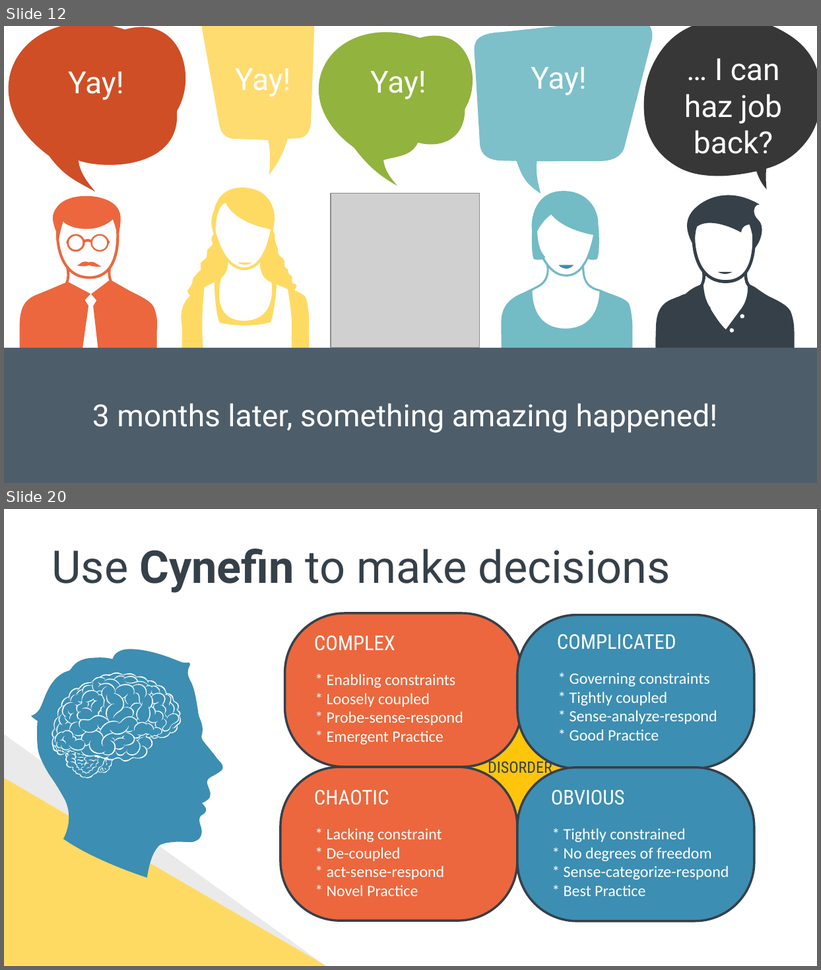
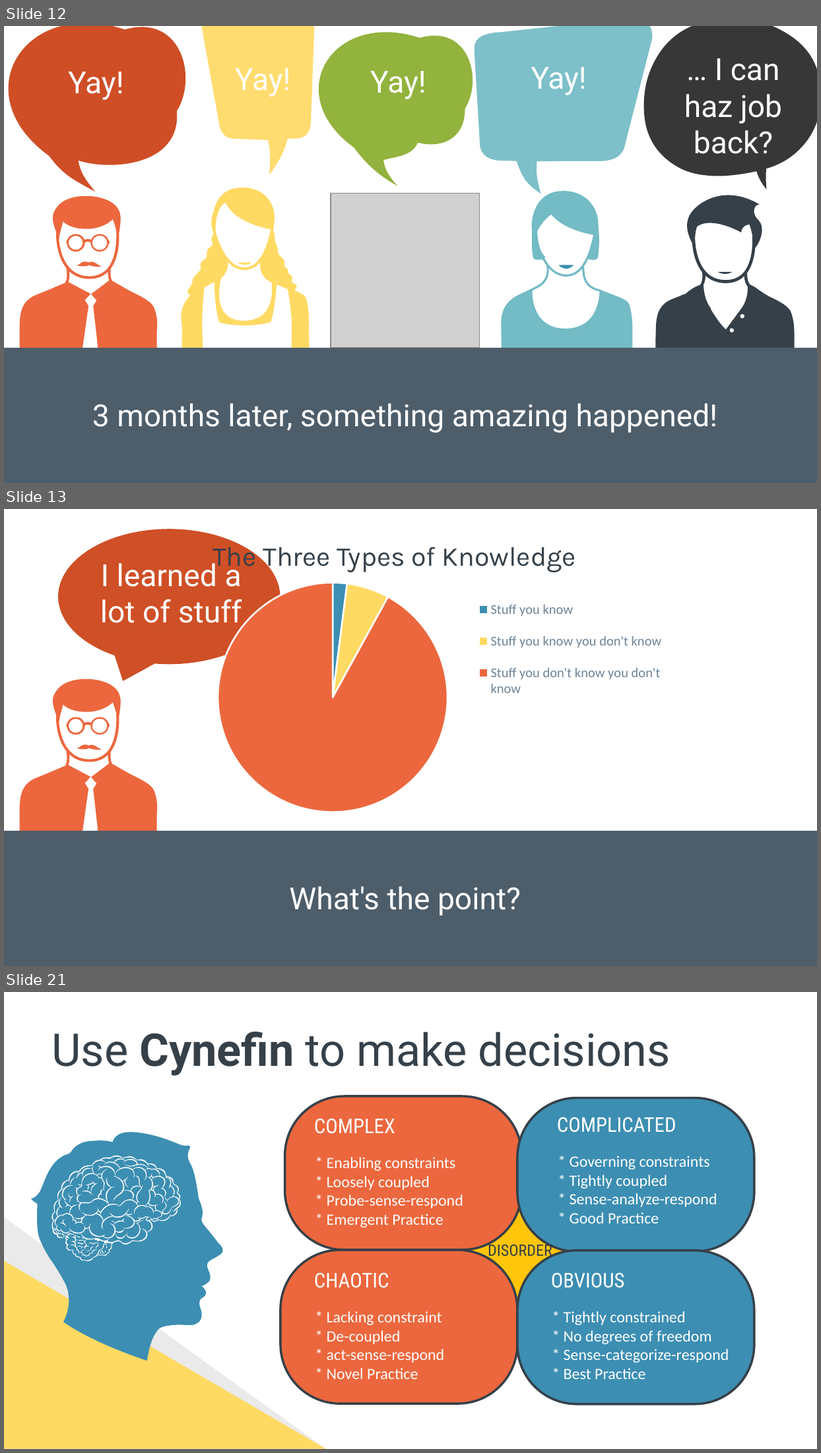
Before and after one commit to spetryjohnson/Talk---Hiring--Firing--and-Inspiring, a slide deck: Hiring, Firing, and Inspiring.pptx. Shown one above the other, each under a label of ours: slides 12 and 20 before the commit, slides 12, 13 and 21 after it; the slides between them are not shown. The pictures are 821x970 and 821x1453 pixels, drawn with LibreOffice and Linux fonts; fonts in the diff are those of the drawing; grey boxes stand for pictures. Boxes give left, top, right and bottom in pixels: in the first picture for what was removed or moved away, otherwise in the second. Text is boxed around its words. In the diff, an @@ line names an element or a change of style, - is before the commit and + after.

```diff
--- a/Hiring, Firing, and Inspiring.pptx
+++ b/Hiring, Firing, and Inspiring.pptx
@@ slide 13 added at [4, 509, 817, 966], background #FFFFFF @@
@@ speech bubble added at [59, 529, 281, 664], fill #CF4F26 @@
@@ text added at [213, 541, 576, 573], 24 pt, text #354049 @@
+The Three Types of Knowledge
@@ text added at [100, 559, 242, 630], 27 pt, text #FFFFFF @@
+I learned a lot of stuff
@@ pie chart added at [183, 572, 680, 824] @@
+categories: Stuff you know, Stuff you know you don't know, Stuff you don't know you don't know
+Series 1: 2, 6, 92
@@ freeform shape added at [19, 676, 158, 848], fill #EC673D @@
@@ freeform shape added at [67, 717, 110, 735], fill #EC673D @@
@@ freeform shape added at [77, 743, 102, 751], fill #EC673D @@
@@ rectangle added at [4, 831, 817, 966], fill #4D5D6A @@
@@ text added at [289, 887, 521, 916], 27 pt, text #FFFFFF @@
+What's the point?
@@ what was slide 20 is now slide 21 @@
```
Also in this commit, not shown: 8 slides changed, 1 other slide added, 1 slide removed.
